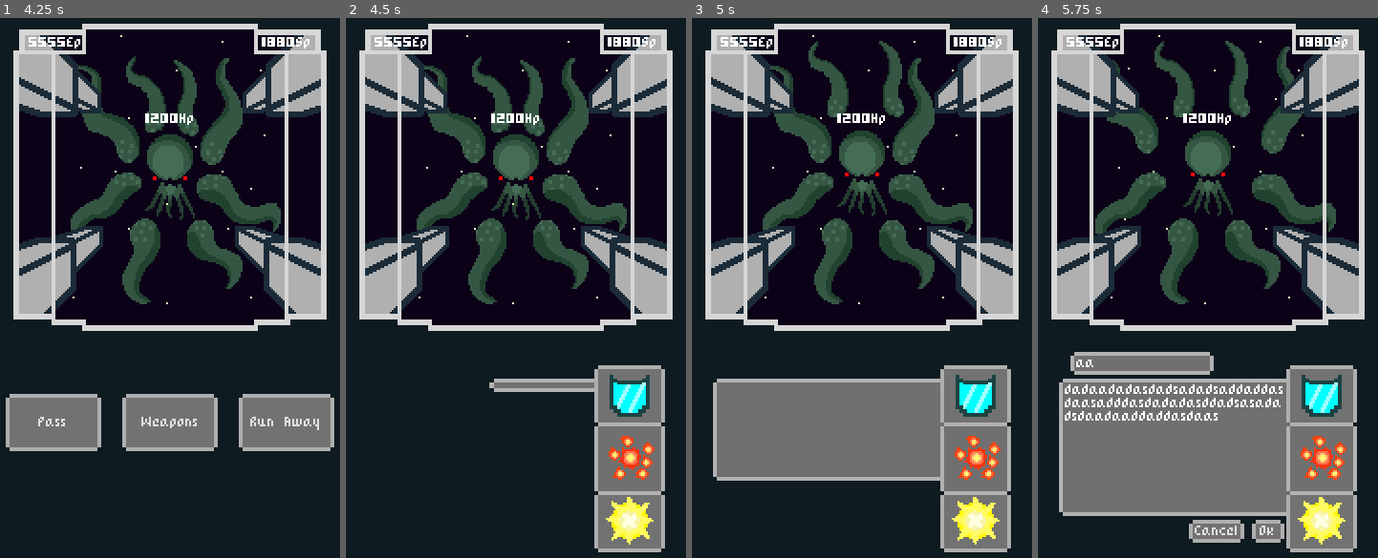
Above: before the commit, frames 1-4 (left to right).
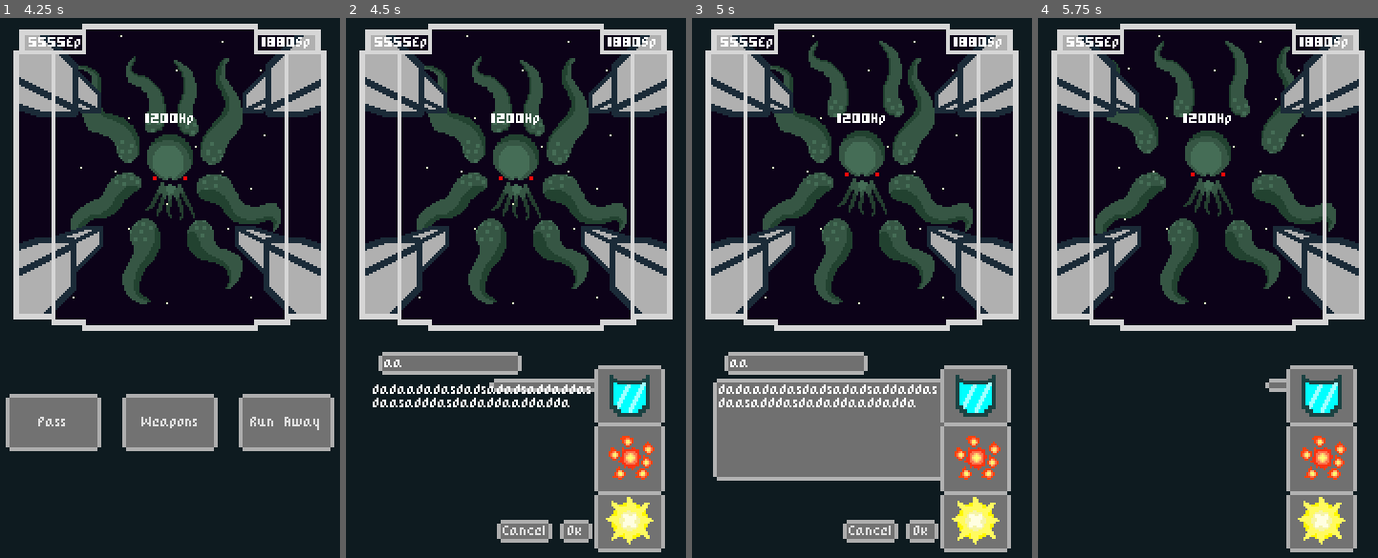
Above: after the commit, the same moments.

Repository: Razzf/SpaceRpg
Game: Godot game, scene res://Scenes/Battle.tscn
Two runs of this game, one before a commit and one after it. Both use one fixed random seed, a clock stepped at 60 frames per second and the inputs below. The project has no main scene, so this scene is started directly.
Inputs (mouse positions are in pixels of both pictures, inside the frame that each line leads up to):
- Up to frame 1 (4.25 s): click "Pass" at 0.5 s; tap Enter at 2 s
- Up to frame 2 (4.5 s): click "Weapons" at 4.25 s
- Up to frame 3 (5 s): no input
- Up to frame 4 (5.75 s): click (1269, 531) at 5 s, where only the run after the commit has a clickable "Ok"

Frame 1 is identical in both runs. In frame 2, 3.7% of the frame differs, in the area x 7-73%, y 61-98%; in frame 3, 3.7%; in frame 4, 20%, in the area x 6-75%, y 61-98%.

Commit message:
limit explosion bug fixed

Diff:
--- a/Scenes/Enemy.tscn
+++ b/Scenes/Enemy.tscn
@@ -105,3 +105,15 @@
 anims/Attack = SubResource( 1 )
 anims/Idle = SubResource( 2 )
 anims/Shake = SubResource( 3 )
+
+[node name="ProgressBar" type="ProgressBar" parent="."]
+visible = false
+margin_left = -29.0
+margin_top = -42.0
+margin_right = 49.0
+margin_bottom = -28.0
+step = 1.0
+value = 100.0
+__meta__ = {
+"_edit_use_anchors_": false
+}
--- a/Scenes/ShootingScenes/Explosive Shot.tscn
+++ b/Scenes/ShootingScenes/Explosive Shot.tscn
@@ -6,9 +6,9 @@
 
 [node name="Explosive Shot" instance=ExtResource( 2 )]
 script = ExtResource( 1 )
-max_explosions = 4
-spawn_range_x = 15.888
-spawn_range_y = 20.842
+max_explosions = 8
+spawn_range_x = 30.933
+spawn_range_y = 28.814
 
 [node name="animExplosion" parent="." index="0"]
 playback_speed = 7.0
--- a/Scenes/ShootingScenes/Shooting.tscn
+++ b/Scenes/ShootingScenes/Shooting.tscn
@@ -67,7 +67,7 @@
 
 [node name="Shooting" type="Node2D"]
 script = SubResource( 1 )
-max_explosions = 2
+max_explosions = 3
 spawn_range_x = 23.729
 spawn_range_y = 39.407
 
--- a/Scenes/WeaponSelector.tscn
+++ b/Scenes/WeaponSelector.tscn
@@ -48,7 +48,6 @@
 }
 
 [node name="BtnsContainer" type="HBoxContainer" parent="."]
-visible = false
 margin_left = 80.0
 margin_top = 92.0
 margin_right = 128.0
@@ -87,11 +86,10 @@
 }
 
 [node name="DescriptionPanel" type="Panel" parent="."]
-visible = false
 margin_left = 147.0
 margin_top = 18.0
 margin_right = 282.0
-margin_bottom = 25.0
+margin_bottom = 90.0
 rect_scale = Vector2( -1, 1 )
 custom_styles/panel = ExtResource( 3 )
 __meta__ = {
@@ -102,7 +100,6 @@
 anims/PanelAppear = SubResource( 5 )
 
 [node name="WeaponNamePanel" type="Panel" parent="DescriptionPanel"]
-visible = false
 margin_left = 54.0
 margin_top = -14.0
 margin_right = 129.0
@@ -125,20 +122,18 @@
 }
 
 [node name="WeaponDescription" type="RichTextLabel" parent="DescriptionPanel"]
-visible = false
 margin_left = 132.0
 margin_top = 3.0
 margin_right = 247.0
 margin_bottom = 69.0
 rect_scale = Vector2( -1, 1 )
 custom_fonts/normal_font = ExtResource( 7 )
-text = "dadaadadasdadsadadsaddaddasdaasadddasdadadasddadsasadadsdaadaaddaddasdaas"
+text = "dadaadadasdadsadadsaddaddasdaasadddasdadaddaaddadda"
 __meta__ = {
 "_edit_use_anchors_": false
 }
 
 [node name="WeaponController" type="CenterContainer" parent="."]
-visible = false
 margin_left = 131.0
 margin_top = 11.0
 margin_right = 168.0
--- a/Scripts/BattleScene.gd
+++ b/Scripts/BattleScene.gd
@@ -15,16 +15,22 @@
 	Start_Enemy_Turn()
 
 func Start_Enemy_Turn() -> void:
+	print("enemy turn starts")
 	var enemy = battle_units.Enemy
 	if enemy != null:
-		enemy.animation.get_animation("Idle").set_loop(false)
-		yield(enemy.animation, "animation_finished")
+		print("enemy is something")
+		if enemy.animation.is_playing():
+			enemy.animation.get_animation("Idle").set_loop(false)
+			yield(enemy.animation, "animation_finished")
 		enemy.animation.get_animation("Idle").set_loop(true)
 		enemy.attack()
+		print("enemy attacking")
 		yield(enemy, "enemy_atacked")
 		enemy.animation.play("Idle")
 		var battleUI = battle_units.BattleUI
 		battleUI.actionBtns.show()
+	else:
+		print("enemy is nothing")
 	Start_Ship_Turn()
 
 func _on_BattleUI_turn_passed() -> void:
--- a/Scripts/Enemy.gd
+++ b/Scripts/Enemy.gd
@@ -3,13 +3,14 @@
 
 const battle_units = preload("res://Resources/ScriptableClasses/BattleUnits.tres")
 
-
+var max_hp = 1200
 export(int) var hp = 1200 setget sethp
 export(int) var damage = 4
 
 onready var hp_label : Label = $Label
 onready var animation : AnimationPlayer = $AnimationPlayer
 onready var sprite : Sprite = $Sprite
+onready var progressbar : ProgressBar = $ProgressBar
 
 signal dead
 signal enemy_atacked
@@ -33,10 +34,15 @@
 		queue_free()
 		emit_signal("dead")
 	else:
+		print("only shake")
 		animation.play("Shake")
 
 func sethp(value):
 	hp = value
+	if progressbar != null:
+		var pvalue
+		pvalue = (100 * hp) / max_hp
+		progressbar.value = pvalue
 	if hp_label != null:
 		hp_label.text = str(hp) + "Hp"
 
--- a/Scripts/SpaceShip.gd
+++ b/Scripts/SpaceShip.gd
@@ -38,7 +38,6 @@
 		remove_child(weapon)
 		weapon.free()
 		equipped_weapon = Weapons[w_index].instance()
-		print(Weapons[w_index])
 		add_child(equipped_weapon)
 	else:
 		equipped_weapon = Weapons[w_index]
@@ -54,12 +53,12 @@
 				equipped_weapon.trigger_counter = 0
 				_enemy.add_child(explosions)
 				_enemy.take_damage(equipped_weapon.power)
+				print("caca")
 		self.energy -= equipped_weapon.energy_cost
 		emit_signal("weapon_used")
 
 func _ready():
 	update_equipped_weapon(0)
-	print(equipped_weapon._name)
 	battle_units.SpaceShip = self
 
 func _exit_tree():
--- a/Scripts/WeaponAnimScripts/Shooting.gd
+++ b/Scripts/WeaponAnimScripts/Shooting.gd
@@ -15,8 +15,6 @@
 	if enemy != null:
 		var enemy_position_x = enemy.global_position.x
 		var enemy_position_y = enemy.global_position.y
-		print(x_range_rounded)
-		print(spawn_range_y)
 		self.global_position = Vector2(
 			rand_range(enemy_position_x - x_range_rounded,
 			enemy_position_y + x_range_rounded),
@@ -28,6 +26,5 @@
 	var enemy = battle_units.Enemy
 	if weapon != null and enemy != null:
 		weapon.trigger_counter = weapon.trigger_counter + 1
-		print(battle_units.SpaceShip.equipped_weapon.trigger_counter)
 		if weapon.trigger_counter < max_explosions:
 			enemy.add_child(shooting.instance())
--- a/Scripts/WeaponScripts/Explosive Bullets.gd
+++ b/Scripts/WeaponScripts/Explosive Bullets.gd
@@ -4,4 +4,4 @@
 const shooting_scene = preload("res://Scenes/ShootingScenes/Explosive Shot.tscn")
 
 func _ready():
-	print(shooting_scene)
+	pass
